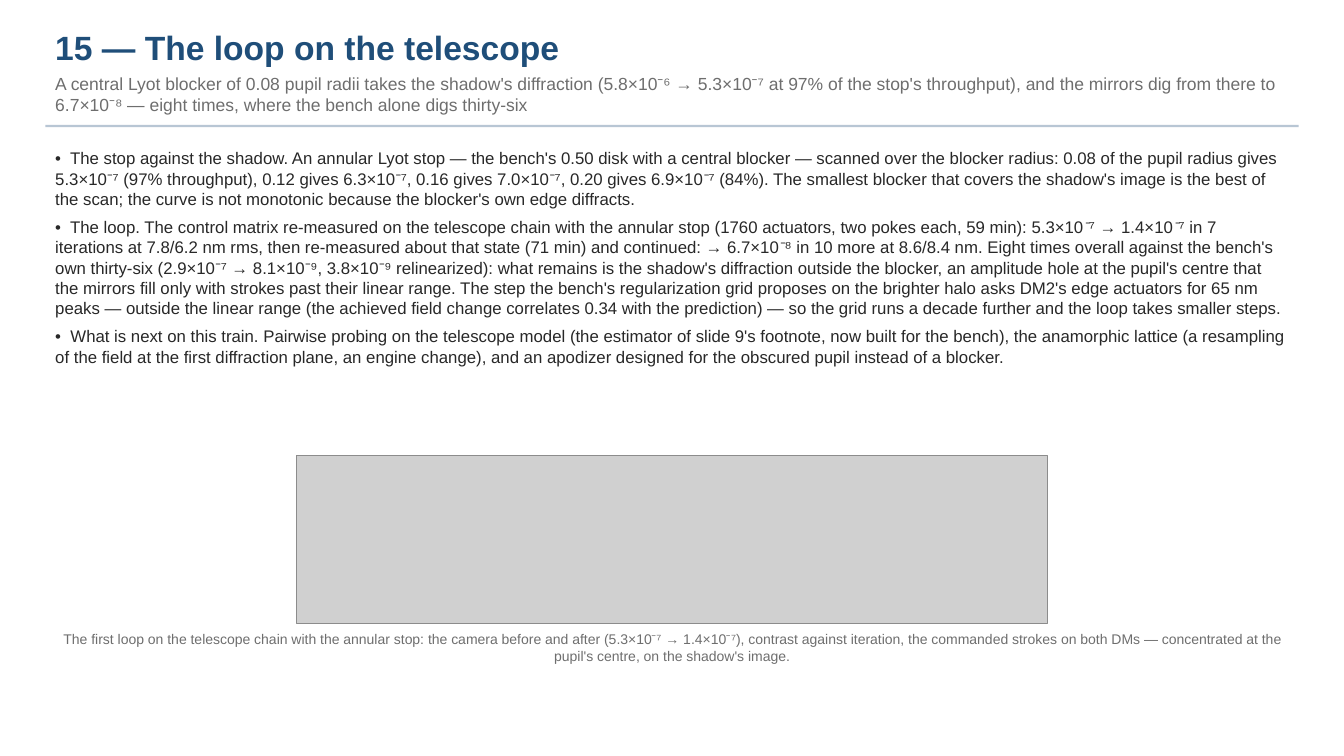
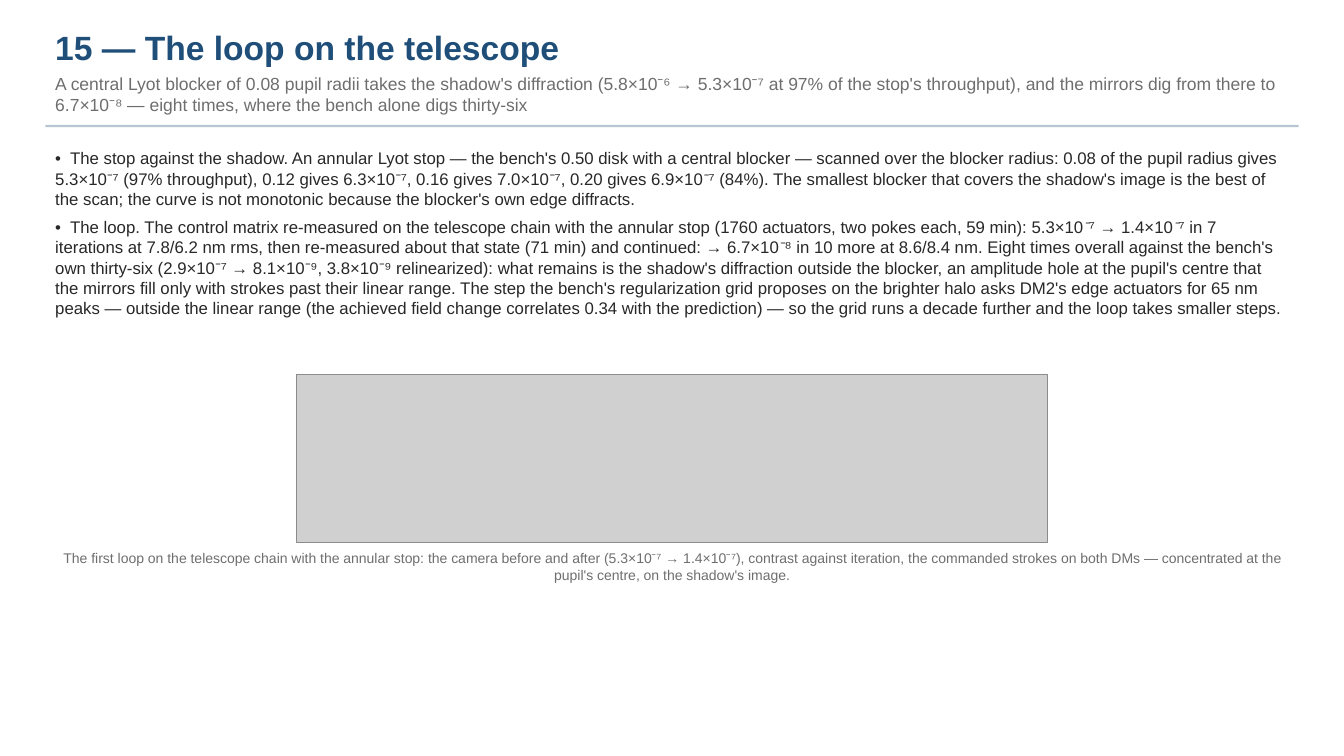
Before and after one commit to nasa-jpl/MACOS_resources, a slide deck: slide 16 of mmacos/templates/30_instruments/bench_ctb/deck_ctb.pptx. Drawn at 1344x756 pixels with LibreOffice and Linux fonts; fonts in the diff are those of the drawing; grey boxes stand for pictures. Boxes give left, top, right and bottom in pixels: in the first picture for what was removed or moved away, otherwise in the second. Text is boxed around its words. In the diff, an @@ line names an element or a change of style, - is before the commit and + after.

```diff
--- a/mmacos/templates/30_instruments/bench_ctb/deck_ctb.pptx
+++ b/mmacos/templates/30_instruments/bench_ctb/deck_ctb.pptx
@@ text at box(55, 330, 1284, 367): paragraph removed @@
-• What is next on this train. Pairwise probing on the telescope model (the estimator of slide 9's footnote, now built for the bench), the anamorphic lattice (a resampling of the field at the first diffraction plane, an engine change), and an apodizer designed for the obscured pupil instead of a blocker.
@@ picture: place and size @@
-picture at box(296, 456, 1047, 624)
+picture at box(296, 375, 1047, 543)
@@ text "The first loop on the ...": place and size @@
-text "The first loop on the ..." at box(63, 634, 1281, 664)
+text "The first loop on the ..." at box(63, 553, 1281, 583)
```
Also in this commit, not shown: 4 other slides changed, 2 slides added, 4 other files.
